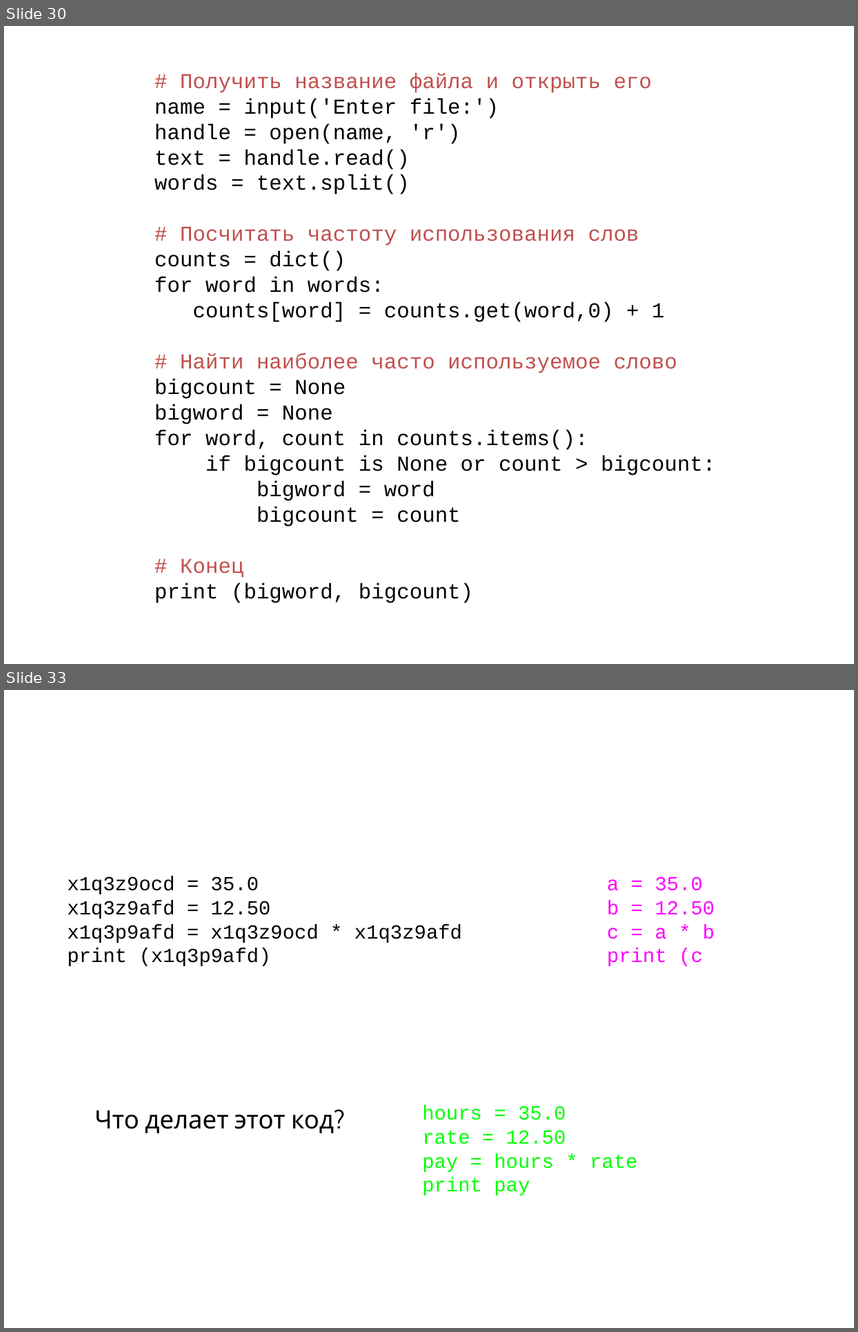
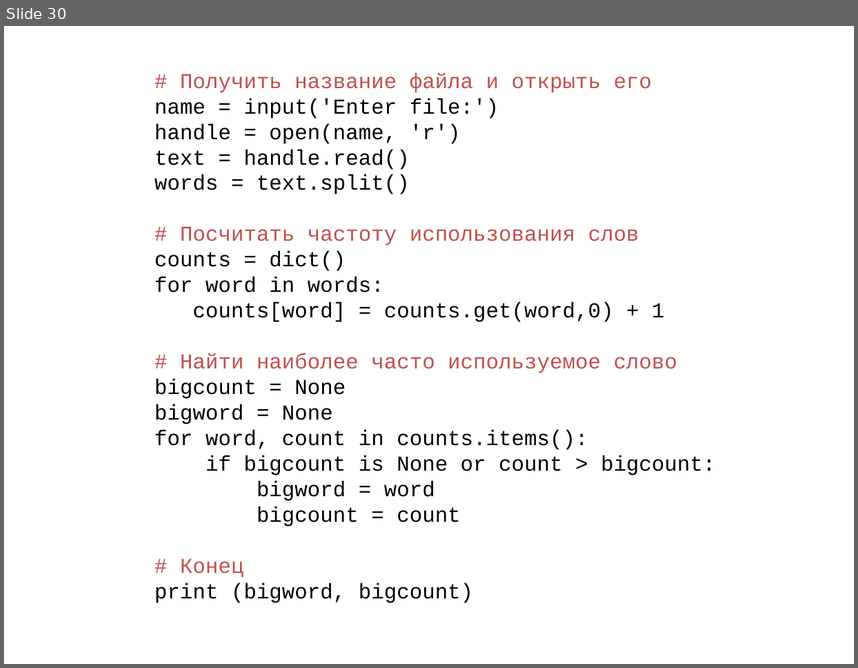
Before and after one commit to maxchv/LearnPython, a slide deck: week01/02.Start.pptx. Shown one above the other, each under a label of ours: slides 30 and 33 before the commit, slide 30 after it; the slides between them are not shown. The pictures are 858x1332 and 858x668 pixels, drawn with LibreOffice and Linux fonts; fonts in the diff are those of the drawing. Boxes give left, top, right and bottom in pixels: in the first picture for what was removed or moved away, otherwise in the second. Text is boxed around its words. In the diff, an @@ line names an element or a change of style, - is before the commit and + after.

```diff
--- a/week01/02.Start.pptx
+++ b/week01/02.Start.pptx
@@ slide 33 removed at [4,690,854,1328], background #FFFFFF @@
@@ text removed at [67,876,462,966] @@
-x1q3z9ocd = 35.0
-x1q3z9afd = 12.50
-x1q3p9afd = x1q3z9ocd * x1q3z9afd
-print (x1q3p9afd)
@@ text removed at [607,876,715,966] @@
-a = 35.0
-b = 12.50
-c = a * b
-print (c
@@ text removed at [94,1110,334,1133] @@
-Что делает этот код?
@@ text removed at [422,1105,637,1195] @@
-hours = 35.0
-rate = 12.50
-pay = hours * rate
-print pay
```
Also in this commit, not shown: 1 slide added, 3 other slides removed, 4 other files.
